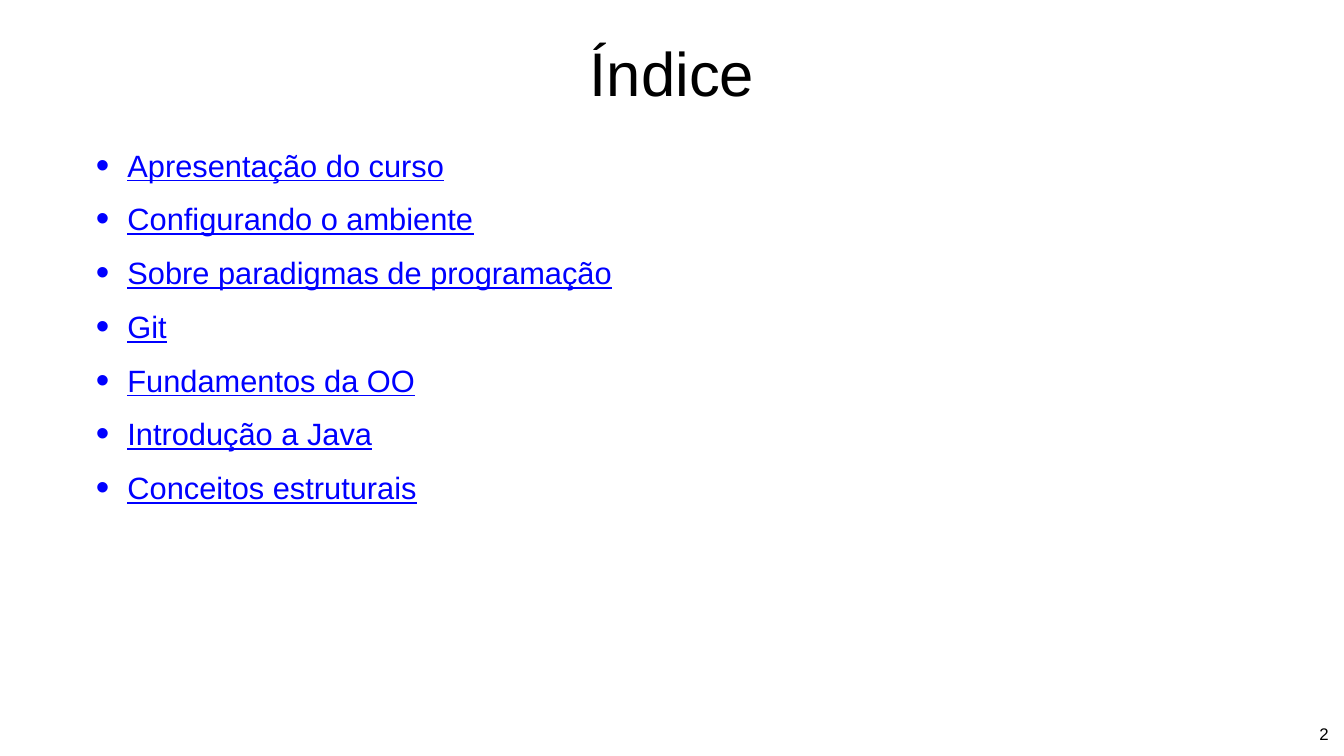
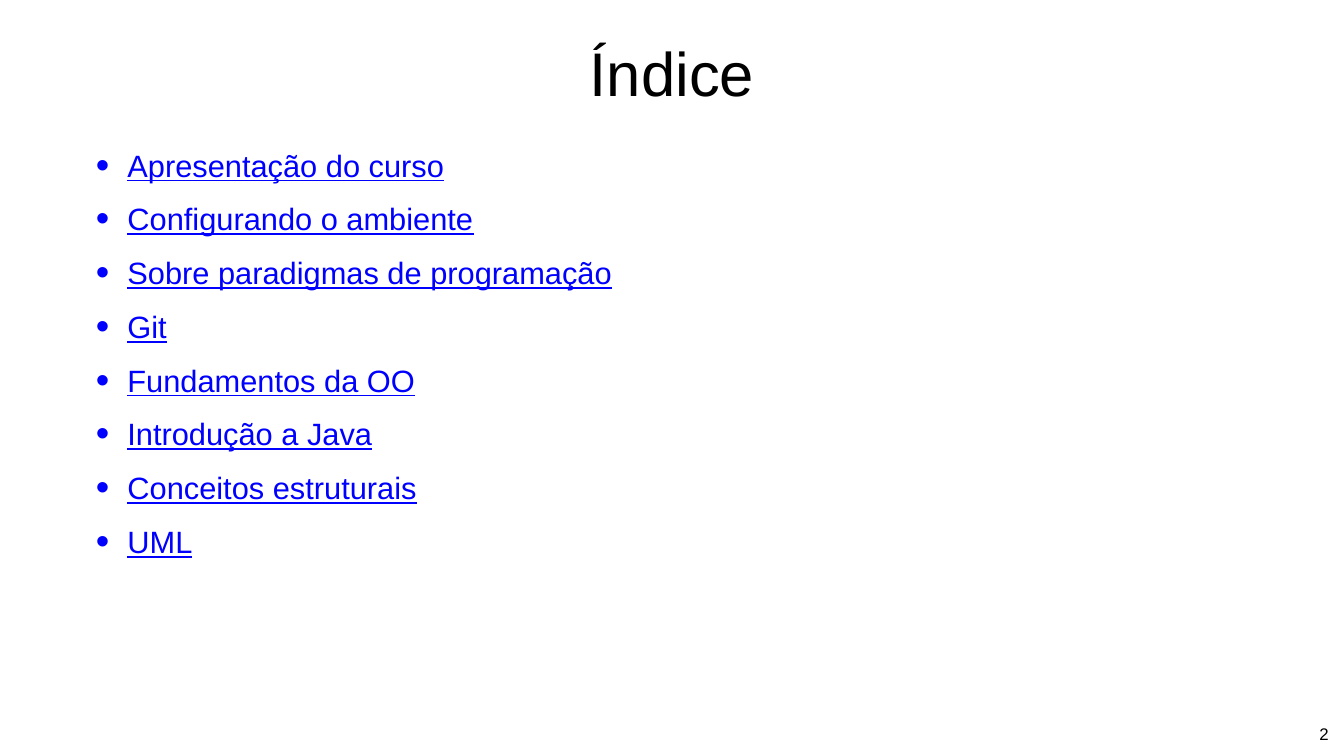
Before and after one commit to Pedrorocha13/2021.1-progoo, a slide deck: slide 2 of materiais/slides.pptx. Drawn at 1344x756 pixels with LibreOffice and Linux fonts; fonts in the diff are those of the drawing; background and template pictures are left out. Boxes give left, top, right and bottom in pixels: in the first picture for what was removed or moved away, otherwise in the second. Text is boxed around its words. In the diff, an @@ line names an element or a change of style, - is before the commit and + after.

```diff
--- a/materiais/slides.pptx
+++ b/materiais/slides.pptx
@@ text at (x1=127, y1=531, x2=192, y2=558): paragraph added @@
+• UML
```
Also in this commit, not shown: 1 other slide changed, 21 slides added, 1 other file.
